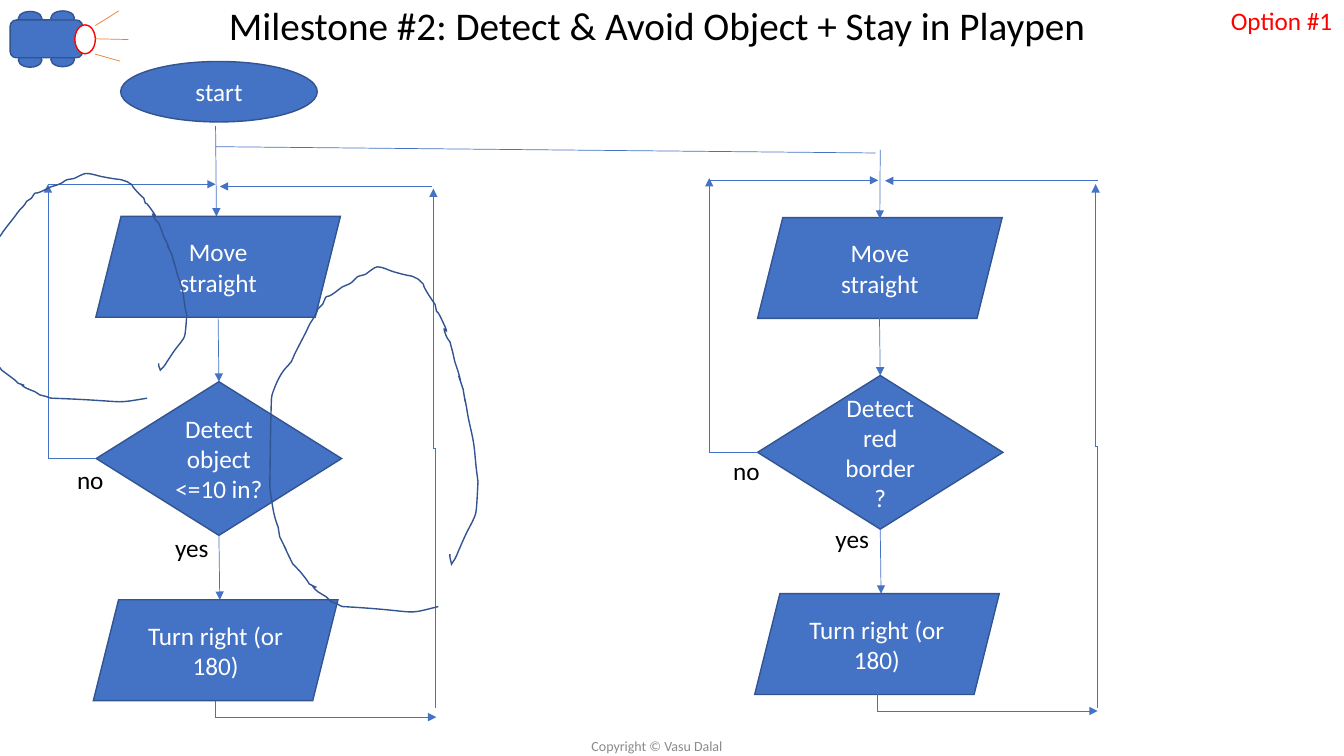
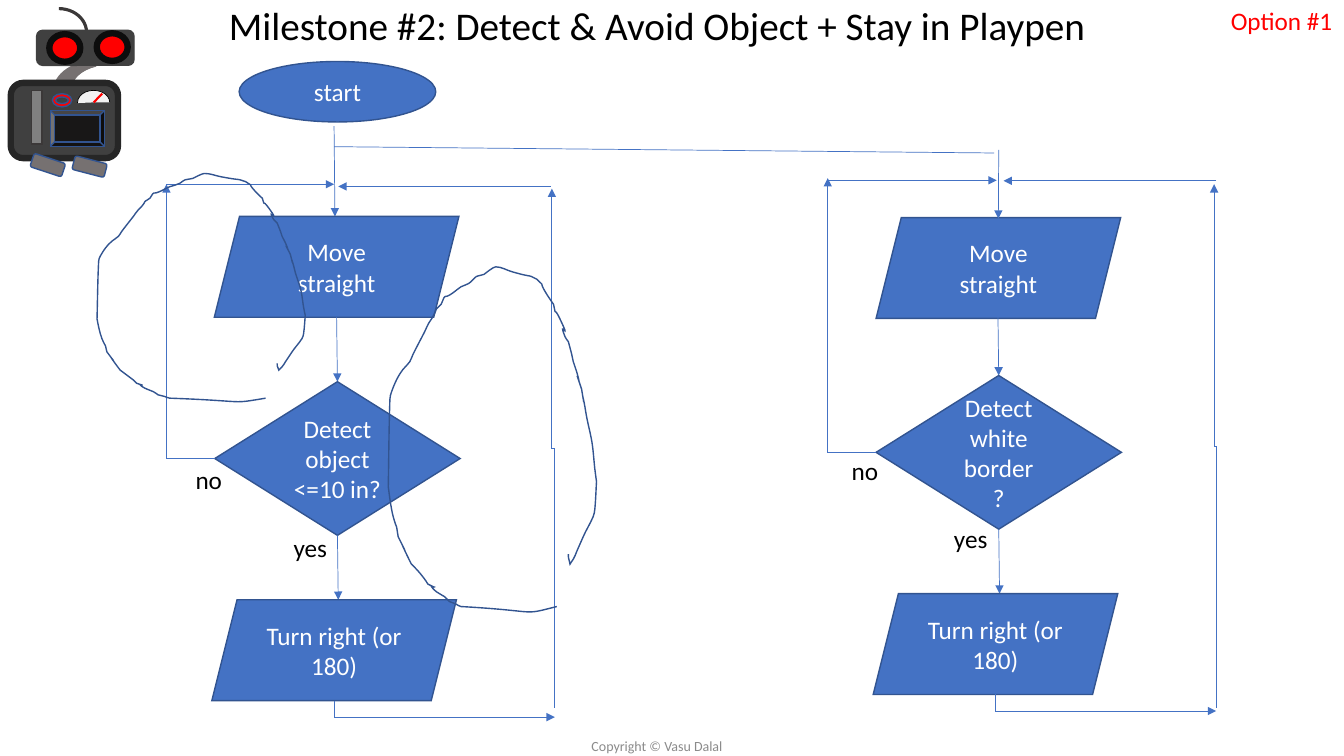
Before and after one commit to vdalal/lego-ev3, a slide deck: slide 18 of Introduction to Lego EV3-v0.2.pptx. Drawn at 1344x756 pixels with LibreOffice and Linux fonts; fonts in the diff are those of the drawing. Boxes give left, top, right and bottom in pixels: in the first picture for what was removed or moved away, otherwise in the second. Text is boxed around its words. In the diff, an @@ line names an element or a change of style, - is before the commit and + after.

```diff
--- a/Introduction to Lego EV3-v0.2.pptx
+++ b/Introduction to Lego EV3-v0.2.pptx
@@ rounded rectangle: place and size @@
-rounded rectangle at [10,20,83,58]
+rounded rectangle at [36,30,134,66]
@@ rounded rectangle at [36,30,134,66]: fill #4472C4 to #404040; outline #325491 1 pt to #404040 1 pt @@
@@ ellipse: place and size @@
-ellipse at [75,25,95,54]
+ellipse at [49,34,81,62]
@@ ellipse at [49,34,81,62]: fill #FFFFFF to #FF0000; outline #FF0000 1 pt to #0D0D0D 4.5 pt @@
@@ group removed at [18,11,128,68]: 3 ellipses, 3 lines @@
@@ ellipse: place and size @@
-ellipse at [50,52,74,67]
+ellipse at [97,33,128,60]
@@ ellipse at [97,33,128,60]: fill #4472C4 to #FF0000; outline #325491 1 pt to #0D0D0D 4.5 pt @@
@@ group added at [11,9,135,177]: 6 arc (boxed as its full ellipse)s, 3 rounded rectangles, 1 line, 1 rectangle, 1 bevel, 1 donut @@
@@ 10 elbow arrows, 6 arrows, 4 parallelograms, 4 texts, 2 diamonds, 2 freeform shapes, 1 ellipse, 1 line: place and size @@
-10 elbow arrows, 6 arrows, 4 parallelograms, 4 texts, 2 diamonds, 2 freeform shapes, 1 ellipse, 1 line at [0,62,1098,717]
+10 elbow arrows, 6 arrows, 4 parallelograms, 4 texts, 2 diamonds, 2 freeform shapes, 1 ellipse, 1 line at [97,62,1216,717]
@@ text in diamond at [964,396,1033,477]: text changed @@
-Detect red border
+Detect white border
```
Also in this commit, not shown: 21 other slides changed, 1 slide removed.
